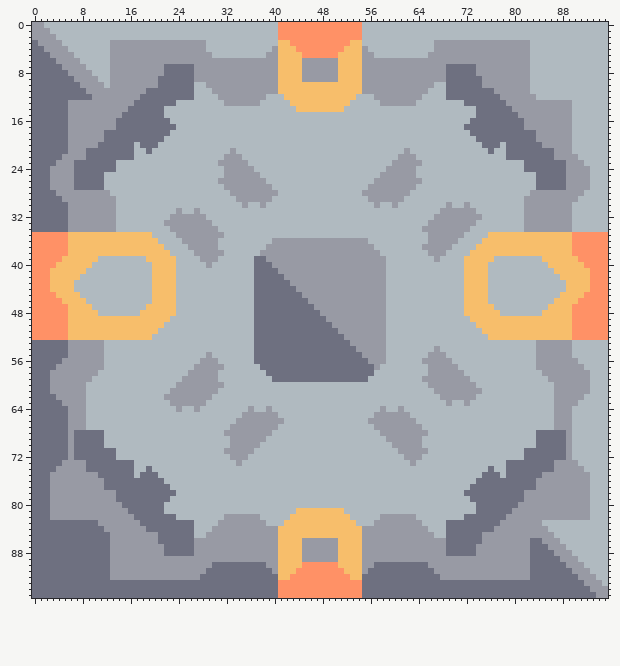
Edited in one commit: sprite sheet (icon.png). The first picture shows the starting point.
The file is 96x96 pixels.
New version:
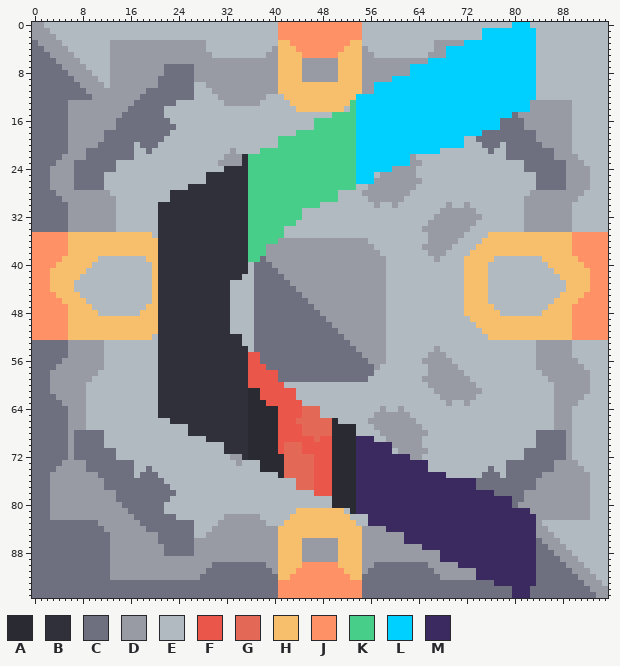
Palette (. is transparent): A #2a2a32  B #30303b  C #6e7080  D #989aa4  E #b0bac0  F #eb564b  G #e36956  H #f7be6b  J #ff9166  K #47ce88  L #00d0ff  M #3a2a60
Changes in this commit:
Changed rows in their new state; - is an unchanged pixel.
first column x 21:
 0 -----------------------------------------------------------LLL-
 1 ------------------------------------------------------LLLLLLLLL
 2 ------------------------------------------------------LLLLLLLLL
 3 ---------------------------------------------------LLLLLLLLLLLL
 4 ------------------------------------------------LLLLLLLLLLLLLLL
 5 ------------------------------------------------LLLLLLLLLLLLLLL
 6 ---------------------------------------------LLLLLLLLLLLLLLLLLL
 7 ------------------------------------------LLLLLLLLLLLLLLLLLLLLL
 8 ------------------------------------------LLLLLLLLLLLLLLLLLLLLL
 9 ---------------------------------------LLLLLLLLLLLLLLLLLLLLLLLL
10 ------------------------------------LLLLLLLLLLLLLLLLLLLLLLLLLLL
11 ------------------------------------LLLLLLLLLLLLLLLLLLLLLLLLLLL
12 ---------------------------------LLLLLLLLLLLLLLLLLLLLLLLLLLLLLL
13 --------------------------------KLLLLLLLLLLLLLLLLLLLLLLLLLLLLL-
14 --------------------------------KLLLLLLLLLLLLLLLLLLLLLLLLLLLLL-
15 -----------------------------KKKKLLLLLLLLLLLLLLLLLLLLLLLLLL----
16 --------------------------KKKKKKKLLLLLLLLLLLLLLLLLLLLLLLL------
17 --------------------------KKKKKKKLLLLLLLLLLLLLLLLLLLLLLLL------
18 -----------------------KKKKKKKKKKLLLLLLLLLLLLLLLLLLLLL---------
19 --------------------KKKKKKKKKKKKKLLLLLLLLLLLLLLLLLL------------
20 --------------------KKKKKKKKKKKKKLLLLLLLLLLLLLLLLLL------------
21 -----------------KKKKKKKKKKKKKKKKLLLLLLLLLLLLLL----------------
22 --------------BKKKKKKKKKKKKKKKKKKLLLLLLLLL---------------------
23 --------------BKKKKKKKKKKKKKKKKKKLLLLLLLLL---------------------
24 -----------BBBBKKKKKKKKKKKKKKKKKKLLLLLL------------------------
25 --------BBBBBBBKKKKKKKKKKKKKKKKKKLLL---------------------------
26 --------BBBBBBBKKKKKKKKKKKKKKKKKKLLL---------------------------
27 -----BBBBBBBBBBKKKKKKKKKKKKKKKKKK------------------------------
28 --BBBBBBBBBBBBBKKKKKKKKKKKKKKK---------------------------------
29 --BBBBBBBBBBBBBKKKKKKKKKKKKKKK---------------------------------
30 BBBBBBBBBBBBBBBKKKKKKKKKKKK------------------------------------
31 BBBBBBBBBBBBBBBKKKKKKKKK---------------------------------------
32 BBBBBBBBBBBBBBBKKKKKKKKK---------------------------------------
33 BBBBBBBBBBBBBBBKKKKKKKK----------------------------------------
34 BBBBBBBBBBBBBBBKKKKKK------------------------------------------
35 BBBBBBBBBBBBBBBKKKKKK------------------------------------------
36 BBBBBBBBBBBBBBBKKKKK-------------------------------------------
37 BBBBBBBBBBBBBBBKKK---------------------------------------------
38 BBBBBBBBBBBBBBBKKK---------------------------------------------
39 BBBBBBBBBBBBBBBKK----------------------------------------------
40 BBBBBBBBBBBBBBB------------------------------------------------
41 BBBBBBBBBBBBBBB------------------------------------------------
42 BBBBBBBBBBBBBB-------------------------------------------------
43 BBBBBBBBBBBB---------------------------------------------------
44 BBBBBBBBBBBB---------------------------------------------------
45 BBBBBBBBBBBB---------------------------------------------------
46 BBBBBBBBBBBB---------------------------------------------------
47 BBBBBBBBBBBB---------------------------------------------------
48 BBBBBBBBBBBB---------------------------------------------------
49 BBBBBBBBBBBB---------------------------------------------------
50 BBBBBBBBBBBB---------------------------------------------------
51 BBBBBBBBBBBB---------------------------------------------------
52 BBBBBBBBBBBBBB-------------------------------------------------
53 BBBBBBBBBBBBBB-------------------------------------------------
54 BBBBBBBBBBBBBBB------------------------------------------------
55 BBBBBBBBBBBBBBBFF----------------------------------------------
56 BBBBBBBBBBBBBBBFF----------------------------------------------
57 BBBBBBBBBBBBBBBFFF---------------------------------------------
58 BBBBBBBBBBBBBBBFFFFF-------------------------------------------
59 BBBBBBBBBBBBBBBFFFFF-------------------------------------------
60 BBBBBBBBBBBBBBBFFFFFF------------------------------------------
61 BBBBBBBBBBBBBBBAAFFFFFF----------------------------------------
62 BBBBBBBBBBBBBBBAAFFFFFF----------------------------------------
63 BBBBBBBBBBBBBBBAAAFFFFFF---------------------------------------
64 BBBBBBBBBBBBBBBAAAAAFFFFGGG------------------------------------
65 BBBBBBBBBBBBBBBAAAAAFFFFGGG------------------------------------
66 --BBBBBBBBBBBBBAAAAAFFFGGGGGGA---------------------------------
67 -----BBBBBBBBBBAAAAAFFFFGGGGGAAAA------------------------------
68 -----BBBBBBBBBBAAAAAFFFFGGGGGAAAA------------------------------
69 --------BBBBBBBAAAAAFFFFFFGFFAAAAMMM---------------------------
70 -----------BBBBAAAAAFGGGFFFFFAAAAMMMMMM------------------------
71 -----------BBBBAAAAAFGGGFFFFFAAAAMMMMMM------------------------
72 --------------BAAAAAAGGGGGFFFAAAAMMMMMMMMM---------------------
73 -----------------AAAAGGGGGFFFAAAAMMMMMMMMMMMM------------------
74 -----------------AAAAGGGGGFFFAAAAMMMMMMMMMMMM------------------
75 --------------------AGGGGGFFFAAAAMMMMMMMMMMMMMMM---------------
76 -----------------------GGGFFFAAAAMMMMMMMMMMMMMMMMMMMM----------
77 -----------------------GGGFFFAAAAMMMMMMMMMMMMMMMMMMMM----------
78 --------------------------FFFAAAAMMMMMMMMMMMMMMMMMMMMMMM-------
79 -----------------------------AAAAMMMMMMMMMMMMMMMMMMMMMMMMMM----
80 -----------------------------AAAAMMMMMMMMMMMMMMMMMMMMMMMMMM----
81 --------------------------------AMMMMMMMMMMMMMMMMMMMMMMMMMMMMM-
82 -----------------------------------MMMMMMMMMMMMMMMMMMMMMMMMMMMM
83 -----------------------------------MMMMMMMMMMMMMMMMMMMMMMMMMMMM
84 --------------------------------------MMMMMMMMMMMMMMMMMMMMMMMMM
85 -----------------------------------------MMMMMMMMMMMMMMMMMMMMMM
86 -----------------------------------------MMMMMMMMMMMMMMMMMMMMMM
87 --------------------------------------------MMMMMMMMMMMMMMMMMMM
88 -----------------------------------------------MMMMMMMMMMMMMMMM
89 -----------------------------------------------MMMMMMMMMMMMMMMM
90 --------------------------------------------------MMMMMMMMMMMMM
91 -----------------------------------------------------MMMMMMMMMM
92 -----------------------------------------------------MMMMMMMMMM
93 --------------------------------------------------------MMMMMMM
94 -----------------------------------------------------------MMM-
95 -----------------------------------------------------------MMM-
Boxes around the changes in both pictures, in picture pixels (x1, y1, x2, y2):
changed: (158, 22, 536, 598)
